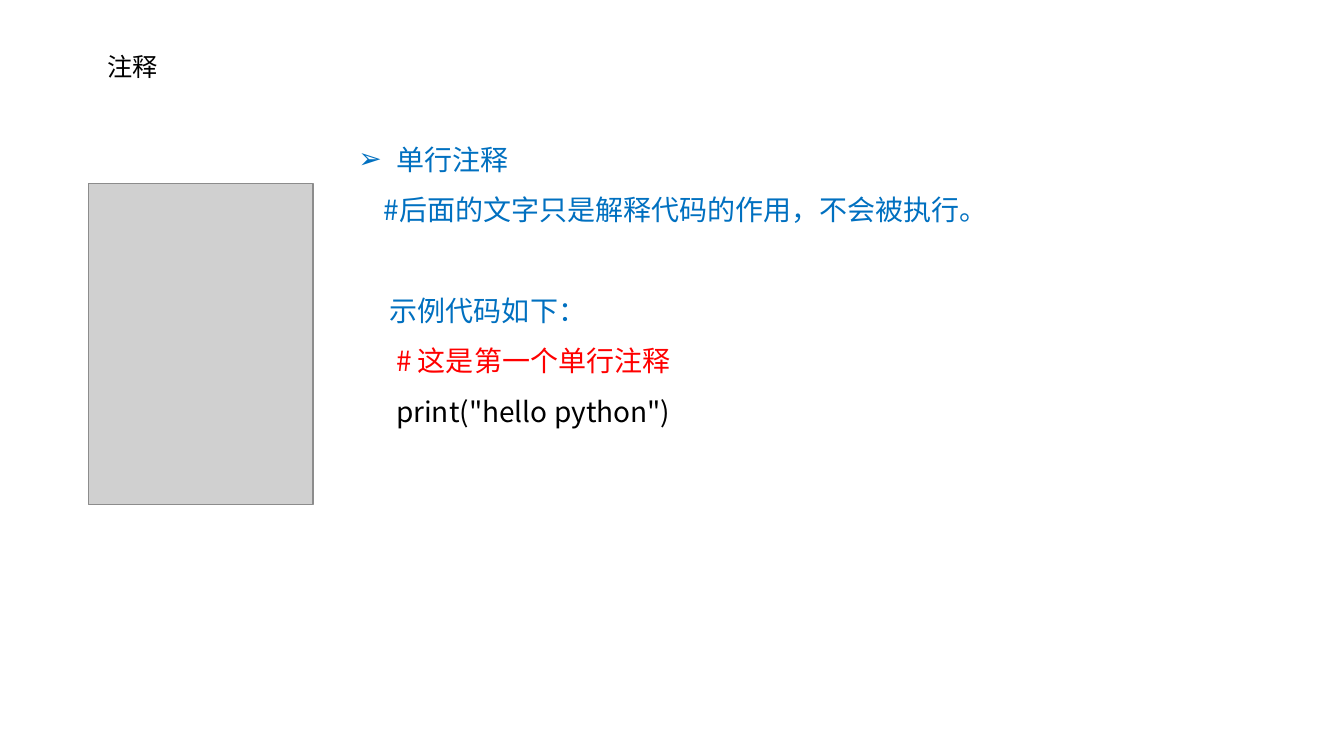
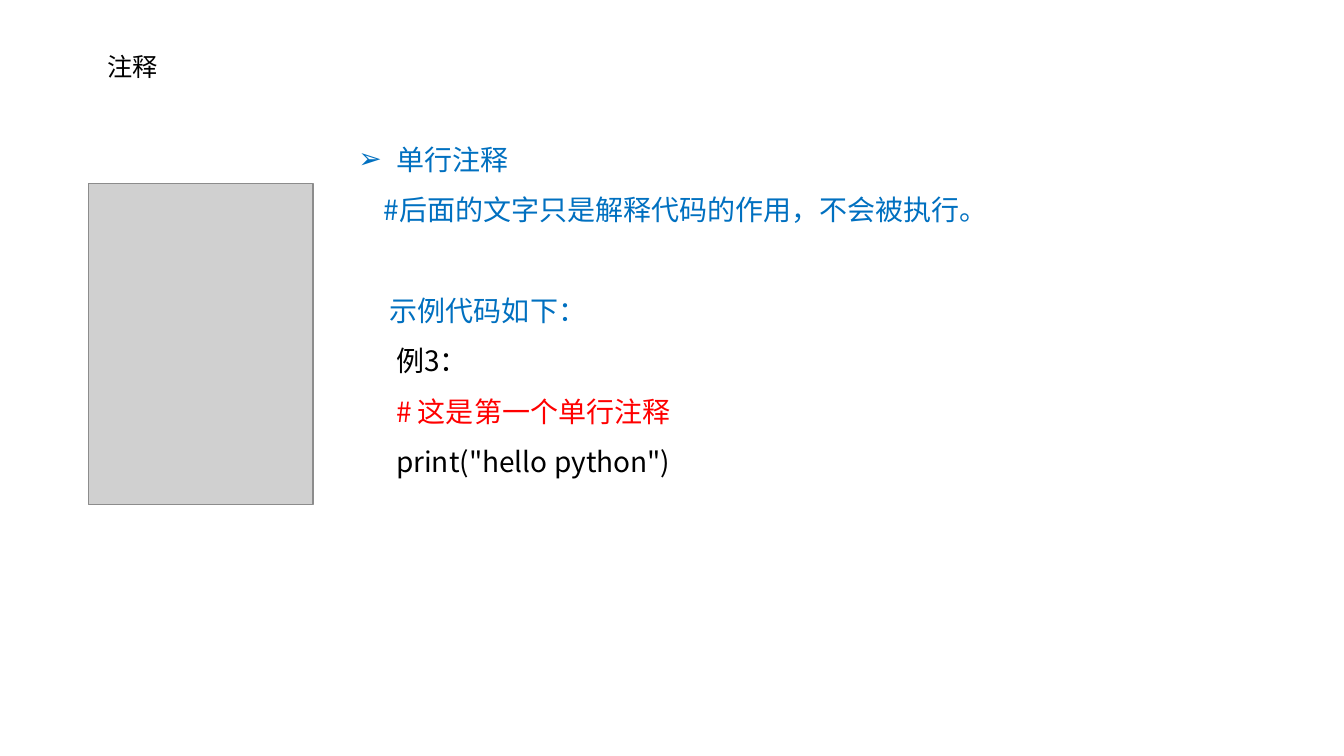
Before and after one commit to hwdeveloper/python-tutorial, a slide deck: slide 20 of 第1节课/01ppt/P1-1第一节.pptx. Drawn at 1344x756 pixels with LibreOffice and Linux fonts; fonts in the diff are those of the drawing; grey boxes stand for pictures; background and template pictures are left out. Boxes give left, top, right and bottom in pixels: in the first picture for what was removed or moved away, otherwise in the second. Text is boxed around its words. In the diff, an @@ line names an element or a change of style, - is before the commit and + after.

```diff
--- a/第1节课/01ppt/P1-1第一节.pptx
+++ b/第1节课/01ppt/P1-1第一节.pptx
@@ text at <box>396,347,468,374</box>: paragraph added @@
+例3：
```
Also in this commit, not shown: 5 other slides changed, 11 other files.
